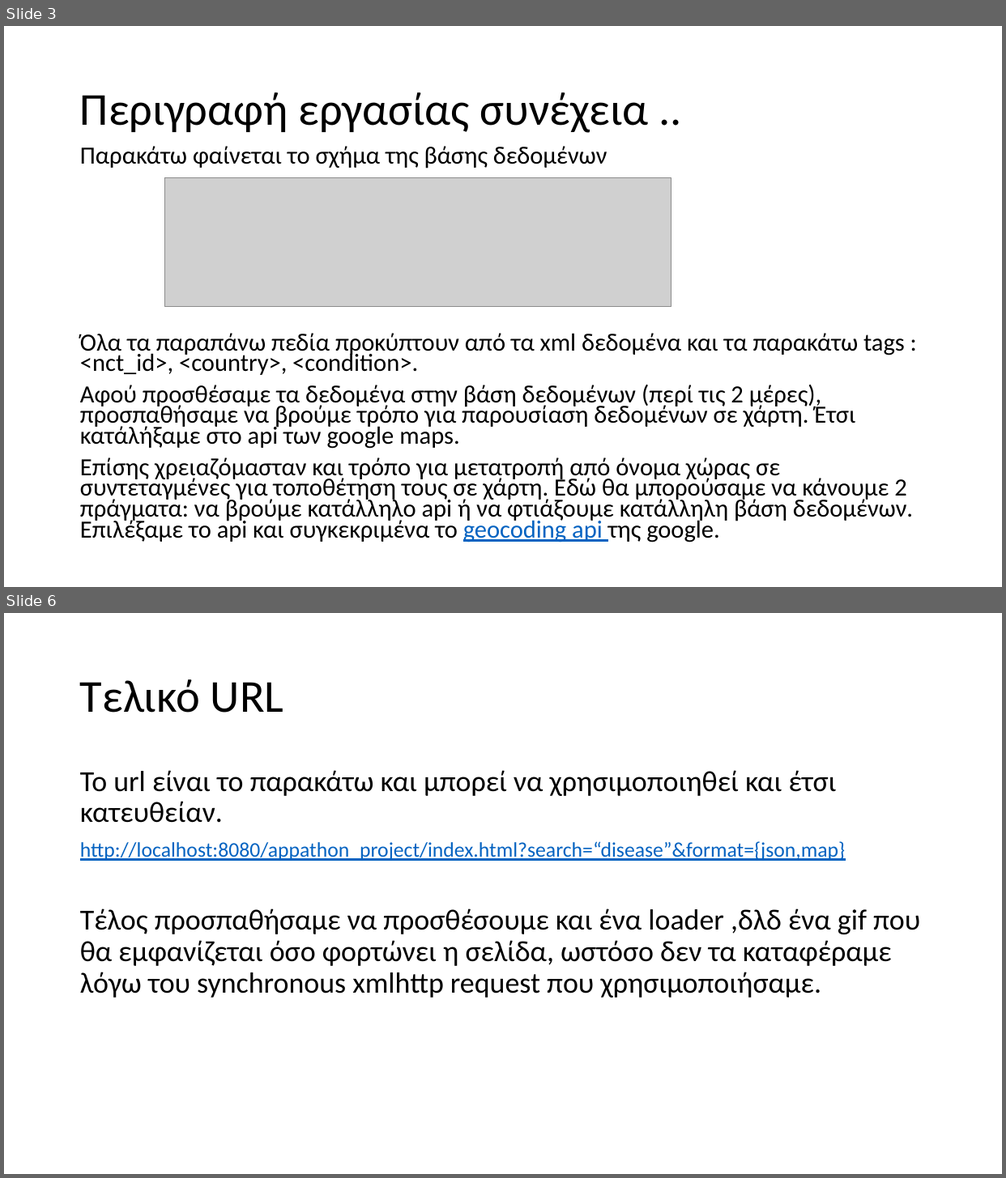
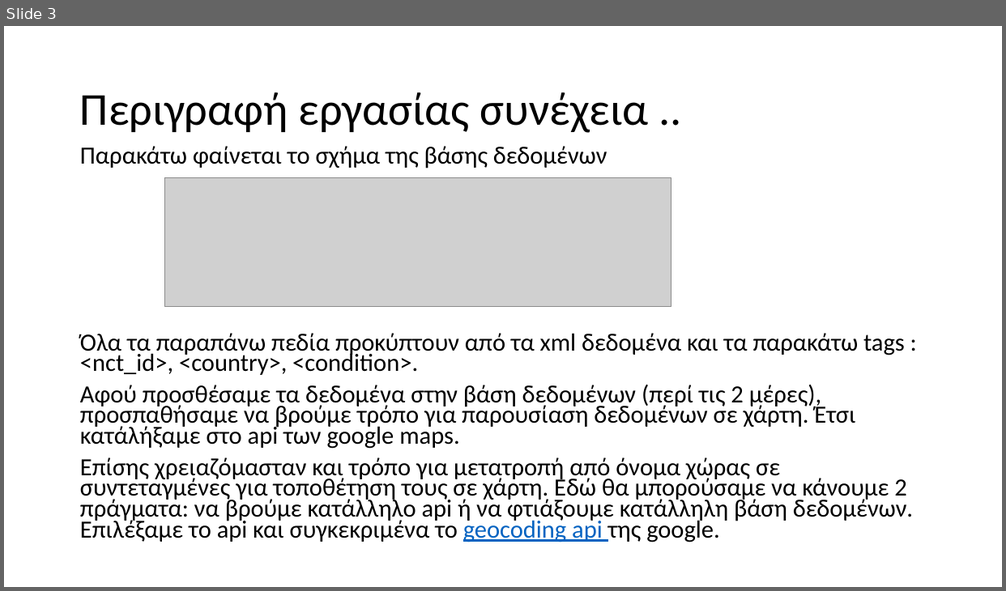
Before and after one commit to el17408/appathon-project, a slide deck: documentation/IaA_Project_Ρούσσης_Δημήτριος_el17408.pptx. Shown one above the other, each under a label of ours: slides 3 and 6 before the commit, slide 3 after it; the slides between them are not shown. The pictures are 1006x1178 and 1006x591 pixels, drawn with LibreOffice and Linux fonts; fonts in the diff are those of the drawing; grey boxes stand for pictures. Boxes give left, top, right and bottom in pixels: in the first picture for what was removed or moved away, otherwise in the second. Text is boxed around its words. In the diff, an @@ line names an element or a change of style, - is before the commit and + after.

```diff
--- a/documentation/IaA_Project_Ρούσσης_Δημήτριος_el17408.pptx
+++ b/documentation/IaA_Project_Ρούσσης_Δημήτριος_el17408.pptx
@@ slide 6 removed at box(4, 613, 1002, 1174), background #FFFFFF @@
@@ title removed at box(80, 679, 284, 713) @@
-Τελικό URL
@@ text removed at box(80, 770, 920, 998) @@
-Το url είναι το παρακάτω και μπορεί να χρησιμοποιηθεί και έτσι κατευθείαν.
-http://localhost:8080/appathon_project/index.html?search=“disease”&format={json,map}
-Τέλος προσπαθήσαμε να προσθέσουμε και ένα loader ,δλδ ένα gif που θα εμφανίζεται όσο φορτώνει η σελίδα, ωστόσο δεν τα καταφέραμε λόγω του synchronous xmlhttp request που χρησιμοποιήσαμε.
```
Also in this commit, not shown: 6 slides changed, 1 other file.
